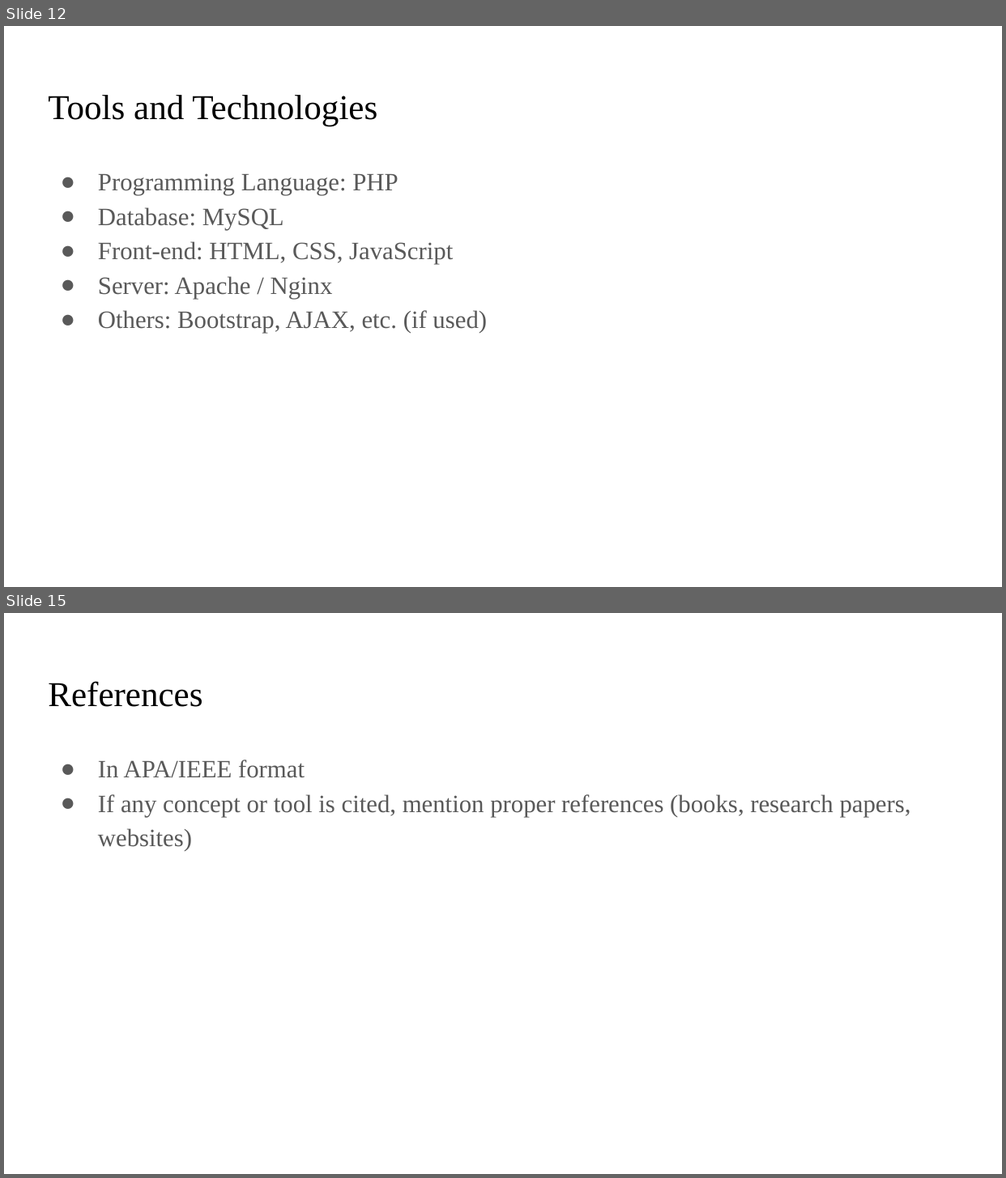
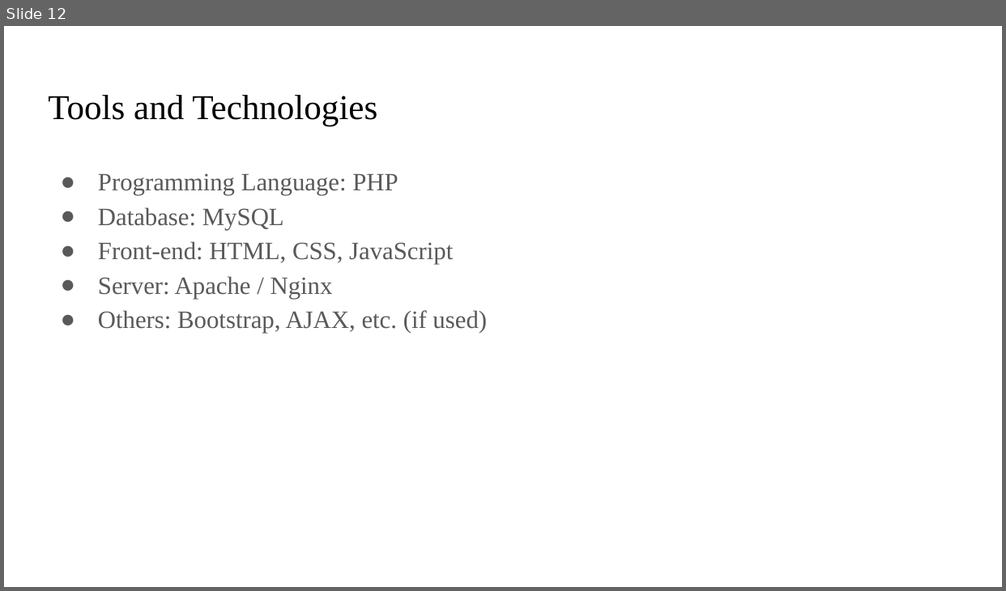
Before and after one commit to Lumineskz/AnonFeedbackWall, a slide deck: Presentations/Proposal Format.pptx. Shown one above the other, each under a label of ours: slides 12 and 15 before the commit, slide 12 after it; the slides between them are not shown. The pictures are 1006x1178 and 1006x591 pixels, drawn with LibreOffice and Linux fonts; fonts in the diff are those of the drawing. Boxes give left, top, right and bottom in pixels: in the first picture for what was removed or moved away, otherwise in the second. Text is boxed around its words. In the diff, an @@ line names an element or a change of style, - is before the commit and + after.

```diff
--- a/Presentations/Proposal Format.pptx
+++ b/Presentations/Proposal Format.pptx
@@ slide 15 removed at bbox=[4, 613, 1002, 1174], background #FFFFFF @@
@@ title removed at bbox=[48, 681, 202, 707] @@
-References
@@ text removed at bbox=[98, 760, 911, 851] @@
-● In APA/IEEE format
-● If any concept or tool is cited, mention proper references (books, research papers, websites)
```
Also in this commit, not shown: 2 slides changed, 2 slides added, 3 other files.
